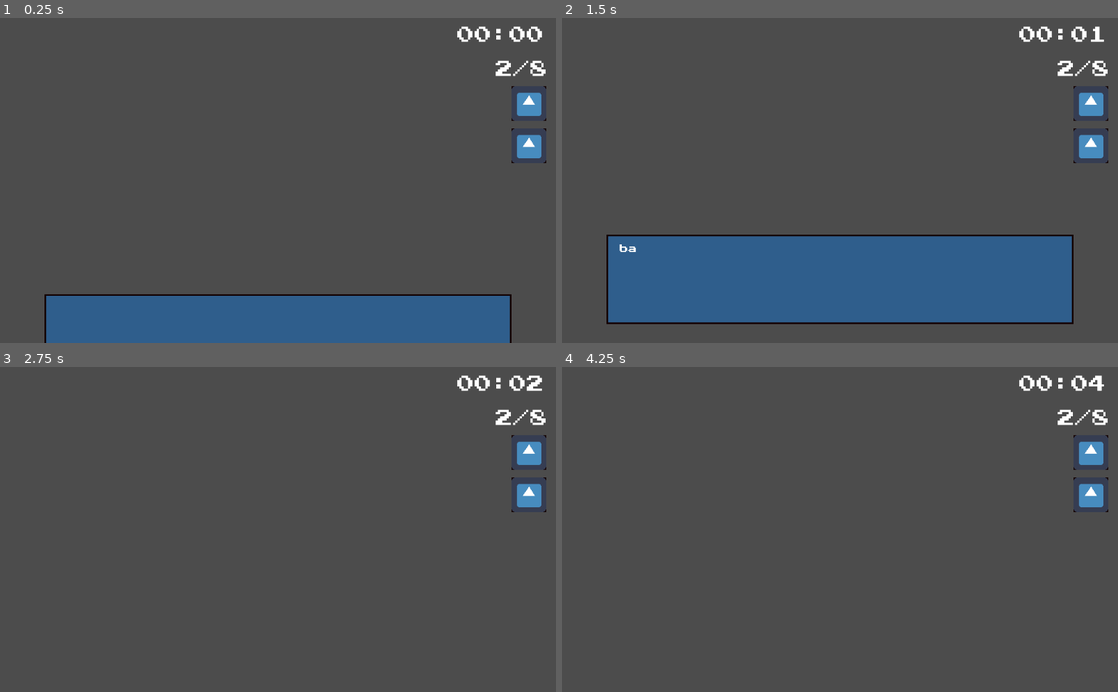
Above: before the commit, frames 1-4 (two rows, left to right).
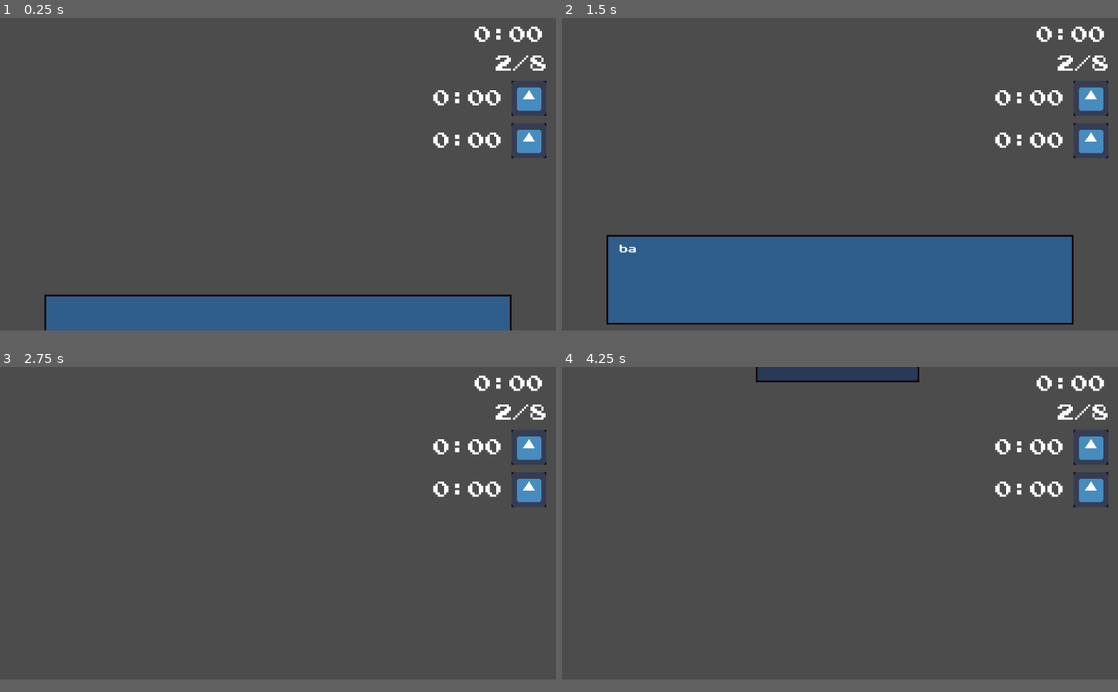
Above: after the commit, the same moments.

Repository: andrebariani/LostAndFound_GGJ2021
Game: Godot game, scene res://quest/Interface.tscn
Same seed, same stepped clock (60 frames per second), same inputs: the game is played once before the commit and once after it. The engine's default icon, where the game draws it, is replaced by a stand-in: a white triangle on a blue panel in a dark square.
Inputs:
- Up to frame 1 (0.25 s): no input
- Up to frame 2 (1.5 s): tap Enter (ui_accept) at 0.5, 1.35 s; hold Up (ui_up) 0.53-1.28 s; hold Enter (ui_accept) 0.53-1.28 s; hold Down (ui_down) from 1.28 s (still down)
- Up to frame 3 (2.75 s): tap Enter (ui_accept) at 1.52, 1.82 s; release Down (ui_down) at 2.03 s; hold Up (ui_up) from 2.03 s (still down); hold Enter (ui_accept) from 2.03 s (still down)
- Up to frame 4 (4.25 s): release Enter (ui_accept) at 2.78 s; tap Enter (ui_accept) at 2.85, 3.02, 3.32, 3.5 s; release Up (ui_up) at 3.53 s; hold Down (ui_down) from 3.53 s (still down); hold Enter (ui_accept) from 3.53 s (still down); tap Escape (ui_cancel) at 4.15 s
In our replay, the window is 800x468 before the commit and 800x450 after it. These sizes can differ from the game's own. Grey fills any space a smaller window leaves; there, only what the larger window draws over its background counts as a difference.

The runs differ from the first frame. In frame 1, 2.3% of the frame differs, in the area x 0-100%, y 2-100%; in frame 2, 2.1%; in frame 3, 1.4%; in frame 4, 2.7%, in the area x 34-99%, y 0-45%.

Commit message:
menu, UI e condicoes de vitoria (ainda falta contar o HP do jogador)

Diff:
--- a/menu/MainMenu.gd
+++ b/menu/MainMenu.gd
@@ -1,19 +1,11 @@
-extends Control
+extends "res://menu/Menu.gd"
 
 
-# Declare member variables here. Examples:
-# var a = 2
-# var b = "text"
-
-
-# Called when the node enters the scene tree for the first time.
-func _ready():
-	pass # Replace with function body.
-
-
-func _on_Jogar_pressed():
-	get_tree().change_scene("res://menu/MainMenu.tscn")
-
-
-func _on_Sair_pressed():
-	get_tree().quit()
+func action():
+	match(menu_offset - (parent.get_child_count()-3)):
+		0:
+			get_tree().change_scene("res://menu/MainMenu.tscn")
+		1:
+			get_tree().change_scene("res://menu/MainMenu.tscn")
+		2:
+			get_tree().quit()
--- a/menu/MainMenu.tscn
+++ b/menu/MainMenu.tscn
@@ -1,7 +1,8 @@
-[gd_scene load_steps=4 format=2]
+[gd_scene load_steps=5 format=2]
 
 [ext_resource path="res://assets/PressStart2P-Regular.ttf" type="DynamicFontData" id=1]
 [ext_resource path="res://menu/MainMenu.gd" type="Script" id=2]
+[ext_resource path="res://quest/Retangulo.tscn" type="PackedScene" id=3]
 
 [sub_resource type="DynamicFont" id=1]
 size = 20
@@ -15,44 +16,67 @@
 "_edit_lock_": true,
 "_edit_use_anchors_": false
 }
+parent = NodePath(".")
 
-[node name="Jogar" type="Button" parent="."]
-anchor_left = 0.5
-anchor_top = 0.5
-anchor_right = 0.5
-anchor_bottom = 0.5
-margin_left = -447.0
-margin_top = -88.0
-margin_right = -167.0
-margin_bottom = -33.0
+[node name="Jogar" parent="." instance=ExtResource( 3 )]
+margin_left = -438.628
+margin_top = -62.8523
+margin_right = -124.628
+margin_bottom = -15.8523
+color = Color( 0.65098, 0.65098, 0.65098, 1 )
+
+[node name="Label" type="Label" parent="Jogar"]
+margin_left = 44.0
+margin_top = 6.0
+margin_right = 286.0
+margin_bottom = 42.0
 custom_fonts/font = SubResource( 1 )
 text = "JOGAR"
+align = 1
+valign = 1
+__meta__ = {
+"_edit_lock_": true,
+"_edit_use_anchors_": false
+}
 
-[node name="Opcoes" type="Button" parent="."]
-anchor_left = 0.5
-anchor_top = 0.5
-anchor_right = 0.5
-anchor_bottom = 0.5
-margin_left = -445.708
-margin_top = 3.75732
-margin_right = -165.708
-margin_bottom = 58.7573
+[node name="Opcoes" parent="." instance=ExtResource( 3 )]
+margin_left = -441.552
+margin_top = 30.2236
+margin_right = -127.552
+margin_bottom = 77.2236
+color = Color( 0.356863, 0.356863, 0.356863, 1 )
+
+[node name="Label" type="Label" parent="Opcoes"]
+margin_left = 44.0
+margin_top = 6.0
+margin_right = 286.0
+margin_bottom = 42.0
 custom_fonts/font = SubResource( 1 )
 text = "OPÇÕES"
+align = 1
+valign = 1
+__meta__ = {
+"_edit_lock_": true,
+"_edit_use_anchors_": false
+}
 
-[node name="Sair" type="Button" parent="."]
-anchor_left = 0.5
-anchor_top = 0.5
-anchor_right = 0.5
-anchor_bottom = 0.5
-margin_left = -445.708
-margin_top = 96.807
-margin_right = -165.708
-margin_bottom = 151.807
+[node name="Sair" parent="." instance=ExtResource( 3 )]
+margin_left = -439.203
+margin_top = 126.85
+margin_right = -125.203
+margin_bottom = 173.85
+color = Color( 0.356863, 0.356863, 0.356863, 1 )
+
+[node name="Label" type="Label" parent="Sair"]
+margin_left = 44.0
+margin_top = 6.0
+margin_right = 286.0
+margin_bottom = 42.0
 custom_fonts/font = SubResource( 1 )
 text = "SAIR"
+align = 1
+valign = 1
 __meta__ = {
+"_edit_lock_": true,
 "_edit_use_anchors_": false
 }
-[connection signal="pressed" from="Jogar" to="." method="_on_Jogar_pressed"]
-[connection signal="pressed" from="Sair" to="." method="_on_Sair_pressed"]
--- /dev/null
+++ b/menu/Menu.gd
@@ -0,0 +1,51 @@
+extends Control
+
+export(Color) var color_inactive = Color('a6a6a6')
+export(Color) var color_active = Color('5b5b5b')
+export(NodePath) var parent
+var menu_offset
+
+func _ready():
+	parent = get_node(parent)
+	menu_offset = parent.get_child_count()-3
+	parent.get_child(menu_offset).set("color", color_inactive)
+
+
+func _input(event):
+	# TOGGLE
+	if event.is_action_pressed("ui_cancel"):
+		toggle_pause()
+
+	# NAVIGATION
+	var up = event.is_action_pressed("ui_up")
+	var down = event.is_action_pressed("ui_down")
+	if (up or down):
+		navigation(up, down)
+
+	# ACTION
+	elif event.is_action_pressed("ui_accept"):
+		action()
+
+
+func navigation(up, down):
+	parent.get_child(menu_offset).set("color", color_active)
+	if up:
+		if menu_offset == parent.get_child_count()-3:
+			menu_offset = parent.get_child_count()-1
+		else:
+			menu_offset -= 1
+	else:
+		if menu_offset == parent.get_child_count()-1:
+			menu_offset = parent.get_child_count()-3
+		else:
+			menu_offset += 1
+
+	parent.get_child(menu_offset).set("color", color_inactive)
+
+
+func toggle_pause():
+	pass
+
+
+func action():
+	pass
--- a/project.godot
+++ b/project.godot
@@ -19,6 +19,10 @@
 run/main_scene="res://quest/Interface.tscn"
 config/icon="res://icon.png"
 
+[display]
+
+window/size/height=576
+
 [rendering]
 
 quality/driver/driver_name="GLES2"
--- a/quest/DialogController.gd
+++ b/quest/DialogController.gd
@@ -5,8 +5,8 @@
 var _showing = false
 
 func _input(event):
-	if event is InputEventKey and event.pressed:
-		if _showing and event.scancode == KEY_ENTER:
+	if event.is_action_pressed("ui_accept"):
+		if _showing:
 			if $DialogBox/Label.text.length() < _current_line.length():
 				$DialogBox/Label.text = _current_line
 				$TextScroll.stop()
--- /dev/null
+++ b/quest/Ending.gd
@@ -0,0 +1,12 @@
+extends Control
+
+func activate(vitoria, vidas, tempo, satisfacao, count, pontuacao):
+	if vitoria:
+		$Pedidos/Titulo.text = "Vitória!"
+	else:
+		$Pedidos/Titulo.text = "Fim do Jogo"
+	$Pedidos/Vidas.text = "Vidas: " + str(vidas)
+	$Pedidos/Tempo.text = "Tempo: " + str(tempo)
+	$Pedidos/Satisfacao.text = "Satisfação: " + str(satisfacao) + "/" + str(count)
+	$Pedidos/Pontuacao.text = "Pontuação: " + str(pontuacao)
+	$AnimationPlayer.play("activate")
--- a/quest/Interface.gd
+++ b/quest/Interface.gd
@@ -4,12 +4,23 @@
 
 func _ready():
 	new_dialog(["Olá!", "Hello Word", "bazuca"])
-	$QuestDisplay.add_pedido(sprite)
-	$QuestDisplay.add_pedido(sprite)
+	$QuestDisplay.add_pedido(sprite, 0)
+	$QuestDisplay.add_pedido(sprite, 1)
 	pass
 
 func new_dialog(lines):
 	$DialogController.new_dialog(lines)
 
-func add_pedido(_sprite):
-	$QuestDisplay.add_pedido(_sprite)
+func add_pedido(sprite, id):
+	$QuestDisplay.add_pedido(sprite, id)
+
+func delete_pedido(id):
+	$QuestDisplay.delete_pedido(id)
+
+func ending(vitoria, vidas, tempo, satisfacao, count, pontuacao):
+	$Ending.activate(vitoria, vidas, tempo, satisfacao, count, pontuacao)
+
+
+func clock():
+	$Relogio.clock()
+	$QuestDisplay.clock()
--- a/quest/Interface.tscn
+++ b/quest/Interface.tscn
@@ -1,14 +1,16 @@
-[gd_scene load_steps=13 format=2]
+[gd_scene load_steps=19 format=2]
 
 [ext_resource path="res://quest/Retangulo.tscn" type="PackedScene" id=1]
 [ext_resource path="res://assets/dialog_font.tres" type="DynamicFont" id=2]
 [ext_resource path="res://quest/DialogController.gd" type="Script" id=3]
 [ext_resource path="res://quest/Interface.gd" type="Script" id=4]
 [ext_resource path="res://assets/PressStart2P-Regular.ttf" type="DynamicFontData" id=5]
-[ext_resource path="res://quest/Relogio.gd" type="Script" id=6]
+[ext_resource path="res://quest/Relogio.tscn" type="PackedScene" id=6]
 [ext_resource path="res://quest/QuestDisplay.gd" type="Script" id=7]
 [ext_resource path="res://quest/Pedido.tscn" type="PackedScene" id=8]
 [ext_resource path="res://icon.png" type="Texture" id=9]
+[ext_resource path="res://quest/Ending.gd" type="Script" id=10]
+[ext_resource path="res://quest/Pause.gd" type="Script" id=11]
 
 [sub_resource type="Animation" id=1]
 resource_name = "show_dialog"
@@ -26,13 +28,65 @@
 "values": [ Vector2( 82, 620 ), Vector2( 82, 400 ) ]
 }
 
-[sub_resource type="DynamicFont" id=2]
-size = 32
-font_data = ExtResource( 5 )
-
 [sub_resource type="DynamicFont" id=3]
 size = 32
 font_data = ExtResource( 5 )
+
+[sub_resource type="DynamicFont" id=4]
+size = 48
+font_data = ExtResource( 5 )
+
+[sub_resource type="DynamicFont" id=5]
+size = 32
+font_data = ExtResource( 5 )
+
+[sub_resource type="Animation" id=6]
+resource_name = "activate"
+length = 0.5
+tracks/0/type = "value"
+tracks/0/path = NodePath("Pedidos:rect_position")
+tracks/0/interp = 1
+tracks/0/loop_wrap = true
+tracks/0/imported = false
+tracks/0/enabled = true
+tracks/0/keys = {
+"times": PoolRealArray( 0, 0.5 ),
+"transitions": PoolRealArray( 1, 1 ),
+"update": 0,
+"values": [ Vector2( -800, 71 ), Vector2( 144, 71 ) ]
+}
+tracks/1/type = "value"
+tracks/1/path = NodePath("Background:color")
+tracks/1/interp = 1
+tracks/1/loop_wrap = true
+tracks/1/imported = false
+tracks/1/enabled = true
+tracks/1/keys = {
+"times": PoolRealArray( 0, 0.5 ),
+"transitions": PoolRealArray( 1, 1 ),
+"update": 0,
+"values": [ Color( 0, 0, 0, 0 ), Color( 0, 0, 0, 0.509804 ) ]
+}
+
+[sub_resource type="DynamicFont" id=7]
+size = 20
+font_data = ExtResource( 5 )
+
+[sub_resource type="Animation" id=8]
+resource_name = "pause"
+length = 0.5
+tracks/0/type = "value"
+tracks/0/path = NodePath("Pause:rect_position")
+tracks/0/interp = 1
+tracks/0/loop_wrap = true
+tracks/0/imported = false
+tracks/0/enabled = true
+tracks/0/keys = {
+"times": PoolRealArray( 0, 0.5 ),
+"transitions": PoolRealArray( 1, 1 ),
+"update": 0,
+"values": [ Vector2( 356.587, -524.893 ), Vector2( 356.587, 60 ) ]
+}
 
 [node name="Interface" type="Control"]
 anchor_right = 1.0
@@ -80,23 +134,7 @@
 [node name="TextScroll" type="Timer" parent="DialogController"]
 wait_time = 0.05
 
-[node name="Relogio" type="Label" parent="."]
-margin_left = 833.52
-margin_top = 16.0
-margin_right = 1001.52
-margin_bottom = 83.0
-custom_fonts/font = SubResource( 2 )
-text = "00:00
-"
-align = 2
-script = ExtResource( 6 )
-__meta__ = {
-"_edit_lock_": true,
-"_edit_use_anchors_": false
-}
-
-[node name="Timer" type="Timer" parent="Relogio"]
-autostart = true
+[node name="Relogio" parent="." instance=ExtResource( 6 )]
 
 [node name="QuestDisplay" type="Control" parent="."]
 anchor_left = 1.0
@@ -126,6 +164,218 @@
 "_edit_lock_": true,
 "_edit_use_anchors_": false
 }
+
+[node name="Ending" type="Control" parent="."]
+anchor_right = 1.0
+anchor_bottom = 1.0
+script = ExtResource( 10 )
+__meta__ = {
+"_edit_lock_": true,
+"_edit_use_anchors_": false
+}
+
+[node name="Background" type="ColorRect" parent="Ending"]
+anchor_right = 1.0
+anchor_bottom = 1.0
+color = Color( 0, 0, 0, 0 )
+__meta__ = {
+"_edit_use_anchors_": false
+}
+
+[node name="Pedidos" parent="Ending" instance=ExtResource( 1 )]
+margin_left = -1312.0
+margin_top = -217.0
+margin_right = -584.006
+margin_bottom = 233.0
+color = Color( 0.0862745, 0.192157, 0.360784, 0.670588 )
+
+[node name="Titulo" type="Label" parent="Ending/Pedidos"]
+anchor_left = 0.5
+anchor_right = 0.5
+margin_left = -260.094
+margin_top = 43.76
+margin_right = 267.906
+margin_bottom = 93.76
+custom_fonts/font = SubResource( 4 )
+text = "FIM DE JOGO"
+align = 1
+valign = 1
+__meta__ = {
+"_edit_use_anchors_": false
+}
+
+[node name="Vidas" type="Label" parent="Ending/Pedidos"]
+anchor_left = 0.5
+anchor_right = 0.5
+margin_left = -236.937
+margin_top = 150.415
+margin_right = 241.063
+margin_bottom = 200.415
+custom_fonts/font = SubResource( 5 )
+text = "VIDAS: 5"
+align = 1
+valign = 1
+__meta__ = {
+"_edit_use_anchors_": false
+}
+
+[node name="Tempo" type="Label" parent="Ending/Pedidos"]
+anchor_left = 0.5
+anchor_right = 0.5
+margin_left = -238.165
+margin_top = 215.485
+margin_right = 239.835
+margin_bottom = 265.485
+custom_fonts/font = SubResource( 5 )
+text = "TEMPO: 250"
+align = 1
+valign = 1
+__meta__ = {
+"_edit_use_anchors_": false
+}
+
+[node name="Satisfacao" type="Label" parent="Ending/Pedidos"]
+anchor_left = 0.5
+anchor_right = 0.5
+margin_left = -238.165
+margin_top = 279.328
+margin_right = 239.835
+margin_bottom = 329.328
+custom_fonts/font = SubResource( 5 )
+text = "SATISFAÇÃO: 3/9"
+align = 1
+valign = 1
+__meta__ = {
+"_edit_use_anchors_": false
+}
+
+[node name="Pontuacao" type="Label" parent="Ending/Pedidos"]
+anchor_left = 0.5
+anchor_right = 0.5
+margin_left = -237.057
+margin_top = 343.594
+margin_right = 242.943
+margin_bottom = 393.594
+custom_fonts/font = SubResource( 5 )
+text = "PONTUAÇÃO: 300"
+align = 1
+valign = 1
+__meta__ = {
+"_edit_use_anchors_": false
+}
+
+[node name="AnimationPlayer" type="AnimationPlayer" parent="Ending"]
+anims/activate = SubResource( 6 )
+
+[node name="Pause" type="Control" parent="."]
+pause_mode = 2
+anchor_right = 1.0
+anchor_bottom = 1.0
+script = ExtResource( 11 )
+__meta__ = {
+"_edit_lock_": true,
+"_edit_use_anchors_": false
+}
+parent = NodePath("Pause")
+
+[node name="Pause" parent="Pause" instance=ExtResource( 1 )]
+margin_left = -155.413
+margin_top = -812.893
+margin_right = 145.587
+margin_bottom = -357.893
+color = Color( 0.0862745, 0.192157, 0.360784, 0.670588 )
+
+[node name="Titulo" type="Label" parent="Pause/Pause"]
+anchor_left = 0.5
+anchor_right = 0.5
+margin_left = -260.094
+margin_top = 43.76
+margin_right = 267.906
+margin_bottom = 93.76
+custom_fonts/font = SubResource( 4 )
+text = "PAUSA"
+align = 1
+valign = 1
+__meta__ = {
+"_edit_use_anchors_": false
+}
+
+[node name="Continuar" parent="Pause/Pause" instance=ExtResource( 1 )]
+anchor_top = 0.0
+anchor_bottom = 0.0
+margin_left = -119.036
+margin_top = 147.489
+margin_right = 118.964
+margin_bottom = 203.489
+color = Color( 0.356863, 0.356863, 0.356863, 1 )
+
+[node name="Label" type="Label" parent="Pause/Pause/Continuar"]
+anchor_left = 0.5
+anchor_right = 0.5
+margin_left = -89.172
+margin_top = 3.58228
+margin_right = 90.828
+margin_bottom = 53.5823
+custom_fonts/font = SubResource( 7 )
+text = "CONTINUAR"
+align = 1
+valign = 1
+__meta__ = {
+"_edit_lock_": true,
+"_edit_use_anchors_": false
+}
+
+[node name="Menu" parent="Pause/Pause" instance=ExtResource( 1 )]
+anchor_top = 0.0
+anchor_bottom = 0.0
+margin_left = -118.946
+margin_top = 241.422
+margin_right = 119.054
+margin_bottom = 297.422
+color = Color( 0.356863, 0.356863, 0.356863, 1 )
+
+[node name="Label" type="Label" parent="Pause/Pause/Menu"]
+anchor_left = 0.5
+anchor_right = 0.5
+margin_left = -89.172
+margin_top = 3.58228
+margin_right = 90.828
+margin_bottom = 53.5823
+custom_fonts/font = SubResource( 7 )
+text = "MENU"
+align = 1
+valign = 1
+__meta__ = {
+"_edit_lock_": true,
+"_edit_use_anchors_": false
+}
+
+[node name="Sair" parent="Pause/Pause" instance=ExtResource( 1 )]
+anchor_top = 0.0
+anchor_bottom = 0.0
+margin_left = -121.825
+margin_top = 340.107
+margin_right = 116.175
+margin_bottom = 396.107
+color = Color( 0.356863, 0.356863, 0.356863, 1 )
+
+[node name="Label" type="Label" parent="Pause/Pause/Sair"]
+anchor_left = 0.5
+anchor_right = 0.5
+margin_left = -89.172
+margin_top = 3.58228
+margin_right = 90.828
+margin_bottom = 53.5823
+custom_fonts/font = SubResource( 7 )
+text = "SAIR"
+align = 1
+valign = 1
+__meta__ = {
+"_edit_lock_": true,
+"_edit_use_anchors_": false
+}
+
+[node name="AnimationPlayer" type="AnimationPlayer" parent="Pause"]
+anims/pause = SubResource( 8 )
 [connection signal="animation_finished" from="DialogController/AnimationPlayer" to="DialogController" method="_on_AnimationPlayer_animation_finished"]
 [connection signal="timeout" from="DialogController/TextScroll" to="DialogController" method="_on_TextScroll_timeout"]
-[connection signal="timeout" from="Relogio/Timer" to="Relogio" method="_on_Timer_timeout"]
--- /dev/null
+++ b/quest/Pause.gd
@@ -0,0 +1,27 @@
+extends "res://menu/Menu.gd"
+
+func toggle_pause():
+	if !get_tree().paused:
+		$AnimationPlayer.play("pause")
+	else:
+		$AnimationPlayer.play_backwards("pause")
+
+	get_tree().paused = !get_tree().paused
+
+func navigation(up, down):
+	if !get_tree().paused:
+		return
+
+	.navigation(up, down)
+
+
+func action():
+	if !get_tree().paused:
+		return
+
+	toggle_pause()
+	match(menu_offset - ($Pause.get_child_count()-3)):
+		1:
+			get_tree().change_scene("res://menu/MainMenu.tscn")
+		2:
+			get_tree().quit()
--- a/quest/Pedido.gd
+++ b/quest/Pedido.gd
@@ -1,4 +1,15 @@
 extends Control
 
-func setup(sprite):
+var id = 0
+
+func setup(sprite, id):
 	$Icon.texture = sprite
+	self.id = id
+
+
+func clock():
+	$Relogio.clock()
+
+
+func get_id():
+	return id
--- a/quest/Pedido.tscn
+++ b/quest/Pedido.tscn
@@ -1,8 +1,9 @@
-[gd_scene load_steps=4 format=2]
+[gd_scene load_steps=5 format=2]
 
 [ext_resource path="res://quest/Pedido.gd" type="Script" id=1]
 [ext_resource path="res://quest/Retangulo.tscn" type="PackedScene" id=2]
 [ext_resource path="res://icon.png" type="Texture" id=3]
+[ext_resource path="res://quest/Relogio.tscn" type="PackedScene" id=4]
 
 [node name="Pedido" type="Control"]
 anchor_left = 1.0
@@ -31,3 +32,9 @@
 __meta__ = {
 "_edit_use_anchors_": false
 }
+
+[node name="Relogio" parent="." instance=ExtResource( 4 )]
+margin_left = -248.0
+margin_top = 17.0
+margin_right = -80.0
+margin_bottom = 84.0
--- a/quest/Quest.gd
+++ b/quest/Quest.gd
@@ -2,12 +2,45 @@
 
 var spawn_points = []
 export var objects = []
+var total_time = 0
+var times = []
 var current_obj = 0
+var received = 0
+var content = 0
 export(NodePath) var object_node
+
+signal second_passed
+signal endgame
 
 func new_quest():
 	var new = objects[current_obj].instance()
 	object_node.add_child(new)
 	new.position = spawn_points[current_obj]
+	new.setup(current_obj)
 
+	times.append(0)
 	current_obj += 1
+
+
+func receive_order(id):
+	if times[id] <= 120:
+		content += 1
+	received += 1
+
+	if received >= objects.count():
+		endgame()
+
+
+func endgame():
+	var pontuacao = content*60
+	pontuacao -= total_time
+
+	#vitoria, vidas, tempo, satisfacao, count, pontuacao
+	emit_signal("endgame", true, 0, total_time, content, objects.count(), pontuacao)
+
+
+func _on_Timer_timeout():
+	for i in range(current_obj):
+		times[i] += 1
+	total_time += 1
+	emit_signal("second_passed")
--- /dev/null
+++ b/quest/Quest.tscn
@@ -0,0 +1,9 @@
+[gd_scene load_steps=2 format=2]
+
+[ext_resource path="res://quest/Quest.gd" type="Script" id=1]
+
+[node name="Quest" type="Node"]
+script = ExtResource( 1 )
+
+[node name="Timer" type="Timer" parent="."]
+[connection signal="timeout" from="Timer" to="." method="_on_Timer_timeout"]
--- a/quest/QuestDisplay.gd
+++ b/quest/QuestDisplay.gd
@@ -1,16 +1,30 @@
 extends Control
 
 export(PackedScene) var cena_pedido
+var pedidos = []
 var pedido_count = 0
 const X_OFFSET = 238
 const Y_OFFSET = 78
 
-func add_pedido(_sprite):
+func add_pedido(sprite, id):
 	var new = cena_pedido.instance()
 	add_child(new)
 	move_child(new, get_child_count()-1)
-	new.setup(_sprite)
+	new.setup(sprite, id)
+	new.rect_position = Vector2(238, Y_OFFSET*pedido_count)
 
-	new.rect_position = Vector2(238, Y_OFFSET*pedido_count)
+	pedidos.append(new)
 	pedido_count += 1
 	$Count.text = str(pedido_count) + "/8"
+
+
+func delete_pedido(id):
+	for pedido in pedidos:
+		if pedido.get_id() == id:
+			pedidos.erase(pedido)
+			break
+
+
+func clock():
+	for pedido in pedidos:
+		pedido.clock()
--- a/quest/Relogio.gd
+++ b/quest/Relogio.gd
@@ -19,10 +19,7 @@
 	clock += 1
 	# Horas
 	var horas = clock/60
-	if horas < 10:
-		text = "0"
-	else:
-		text = ""
+	text = ""
 	text += str(horas)
 
 	# Minutos
@@ -32,7 +29,3 @@
 	else:
 		text += ":"
 	text += str(minutos)
-
-
-func _on_Timer_timeout():
-	relogio()
--- /dev/null
+++ b/quest/Relogio.tscn
@@ -0,0 +1,23 @@
+[gd_scene load_steps=4 format=2]
+
+[ext_resource path="res://assets/PressStart2P-Regular.ttf" type="DynamicFontData" id=1]
+[ext_resource path="res://quest/Relogio.gd" type="Script" id=2]
+
+[sub_resource type="DynamicFont" id=1]
+size = 32
+font_data = ExtResource( 1 )
+
+[node name="Relogio" type="Label"]
+margin_left = 833.52
+margin_top = 16.0
+margin_right = 1001.52
+margin_bottom = 83.0
+custom_fonts/font = SubResource( 1 )
+text = "0:00
+"
+align = 2
+script = ExtResource( 2 )
+__meta__ = {
+"_edit_lock_": true,
+"_edit_use_anchors_": false
+}
